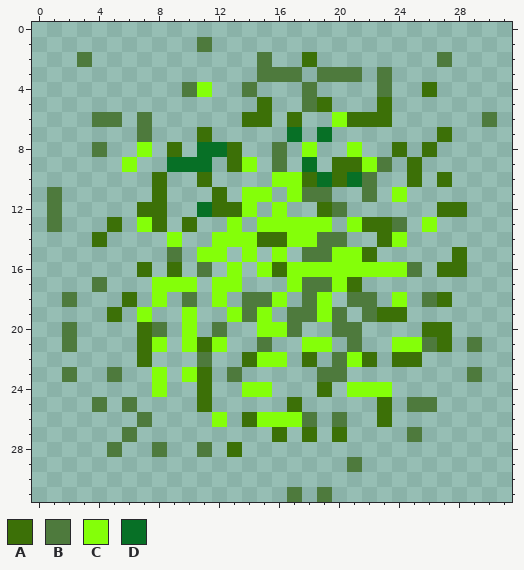
Edited in one commit: pixel-art sprite (assets/fart-cloud.png). Above: the version before the commit.
The file is 32x32 pixels.
Palette (. is transparent): A #3c7007  B #4e7a3d  C #84ff09  D #077026
Pixels before, first column x 1:
 1 ..........B...................
 2 ..B...........B..A........B...
 3 ..............BBB.BBB.B.......
 4 .........BC..B...B....B..A....
 5 ..............A..BA...A.......
 6 ...BB.B......AA.A..CAAA......B
 7 ......B...A.....D.D.......A...
 8 ...B..C.A.DDA..B.C..C..A.A....
 9 .....C..DDD.AC.B.D.AACB.A.....
10 .......A..A....CCADADB..A.A...
11 B......A...A.CC.CBB..B.C......
12 B.....AA..DAAC.C..AB......AA..
13 B...A.CA.A..C.CCCCC.CAAB.C....
14 ...A....C..CCCAACCBB..AC......
15 ........B.CC.C.C.BBCCA.....A..
16 ......A.A.B.C.CACCCCCCCCB.AA..
17 ...B...CCC.CC...CBBCA.........
18 .B...A.C.B.C.BBC.BC.BB.C.BA...
19 ....A.C..C..CBC.BBCB.BAA......
20 .B....AB.C.B..CCB..BB....AA...
21 .B....AC.CAC..B..CC.B..CCBA.B.
22 ......A...B..ACC.A.BCA.AA.....
23 .B..B..C.CA.B.....BB........B.
24 .......C..A..CC...A.CCC.......
25 ...B.B....A.....A.....A.BB....
26 ......B....C.ACCCB.B..A.......
27 .....B.........A.A.A....B.....
28 ....B..B..B.A.................
29 ....................B.........
30 ..............................
31 ................B.B...........
The result:
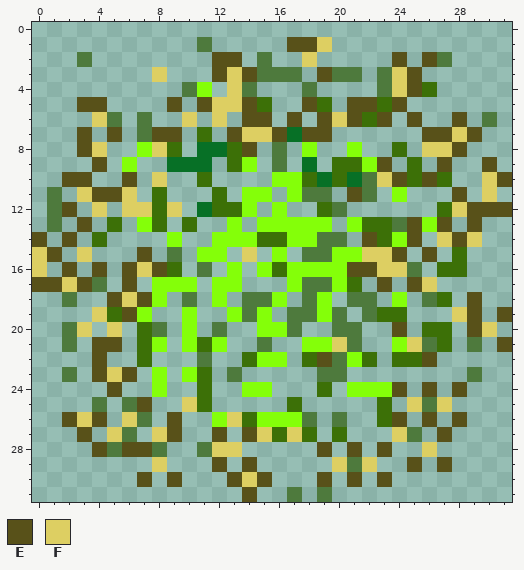
Colours new in this view: E #585119  F #ddcf62
The author wrote: Superior fart particle graphics.
Difference:
y 1: x 17..19 ... -> EEF
y 2: x 12..13 .. -> EE; x 18 A -> F; x 24 . -> E; x 26 . -> E
y 3: x 8 . -> F; x 12..14 ... -> EFE; x 19 B -> E; x 24..25 .. -> FE
y 4: x 13 . -> F; x 24..25 .. -> FE
y 5: x 3..4 .. -> EE; x 9 . -> E; x 11..14 .... -> EFFE; x 18 B -> E; x 21..22 .. -> EE; x 24 . -> E
y 6: x 4 B -> F; x 10 . -> F; x 12 . -> F; x 14..15 AA -> EE; x 17 A -> E; x 19..21 .CA -> EFE; x 23 A -> E; x 25 . -> E; x 28 . -> E
y 7: x 3 . -> E; x 5 . -> E; x 8..9 .. -> EE; x 13..16 .... -> EFFE; x 18..19 .D -> EE; x 26..29 .A.. -> EEFE
y 8: x 3..4 .B -> EF; x 8 . -> F; x 14 . -> E; x 26..28 A.. -> FFE
y 9: x 4 . -> E; x 23 B -> E; x 27 . -> E; x 30 . -> E
y 10: x 2..3 .. -> EE; x 6 . -> E; x 8 A -> F; x 23..24 .. -> FE; x 26 . -> E; x 30..31 .. -> FE
y 11: x 3..6 .... -> FEEF; x 21 . -> E; x 28 . -> E; x 30 . -> F
y 12: x 2 . -> E; x 4 . -> F; x 6..7 .A -> FF; x 9 . -> F; x 28..31 A... -> FEEE
y 13: x 3 . -> E; x 25 . -> E; x 27 . -> E; x 29 . -> E
y 14: x 0 . -> E; x 2 . -> E; x 22 . -> E; x 25 . -> E; x 27..29 ... -> FEF
y 15: x 0..1 .. -> FE; x 3 . -> F; x 7 . -> E; x 14 C -> F; x 22..24 A.. -> FFE; x 26 . -> E
y 16: x 0 . -> F; x 2 . -> E; x 4 . -> E; x 6..8 .A. -> EFE; x 21..24 CCCC -> EEFF
y 17: x 0..3 .... -> EEFE; x 6 . -> E; x 23 . -> E; x 25..26 .. -> EF
y 18: x 5..7 .A. -> EFE; x 29 . -> E
y 19: x 4 . -> F; x 6 . -> E; x 28..29 .. -> FE; x 31 . -> E
y 20: x 3 . -> F; x 5 . -> F; x 24 . -> E; x 29..30 .. -> EF
y 21: x 4..5 .. -> EE; x 20 . -> F; x 25 C -> F; x 31 . -> E
y 22: x 4 . -> E; x 19 . -> E; x 26 . -> E
y 23: x 4..6 .B. -> EFE
y 24: x 5 . -> E; x 24 . -> E; x 26 . -> E; x 28 . -> E
y 25: x 7 . -> E; x 10 . -> F; x 25 B -> F; x 27 . -> F
y 26: x 2..4 ... -> EFE; x 6 . -> F; x 9 . -> E; x 13 . -> F; x 24 . -> E; x 26 . -> E; x 28 . -> E
y 27: x 3 . -> E; x 5 . -> F; x 8..9 .. -> FE; x 12 . -> E; x 14..15 .. -> EF; x 17 . -> F; x 24 . -> F; x 27 . -> E
y 28: x 4 . -> E; x 6..7 .. -> EE; x 12..13 .A -> FF; x 19 . -> E; x 21 . -> E; x 23 . -> E; x 26 . -> F
y 29: x 8 . -> F; x 12 . -> E; x 14 . -> E; x 20 . -> F; x 22 . -> F; x 25 . -> E; x 27 . -> E
y 30: x 7 . -> E; x 9 . -> E; x 13..15 ... -> EFE; x 19 . -> E; x 21 . -> E; x 23 . -> E
y 31: x 14 . -> E
Pixel boxes of the changes (left, top, right, bottom) in both pictures:
changed: (32, 37, 512, 502)
